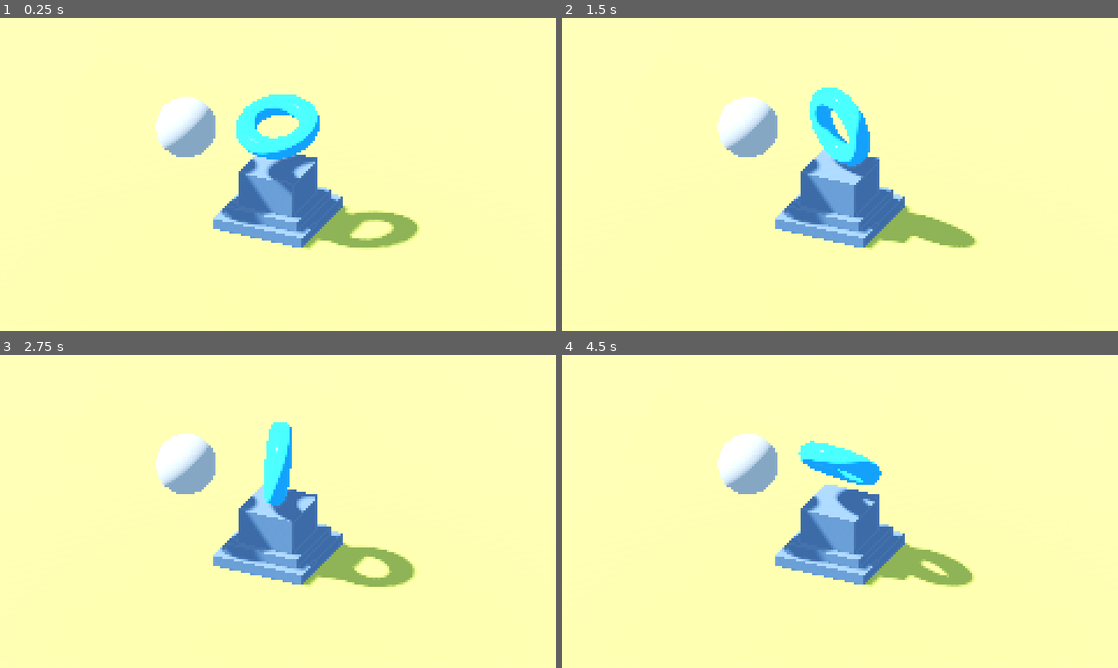
Above: before the commit, frames 1-4 (two rows, left to right).
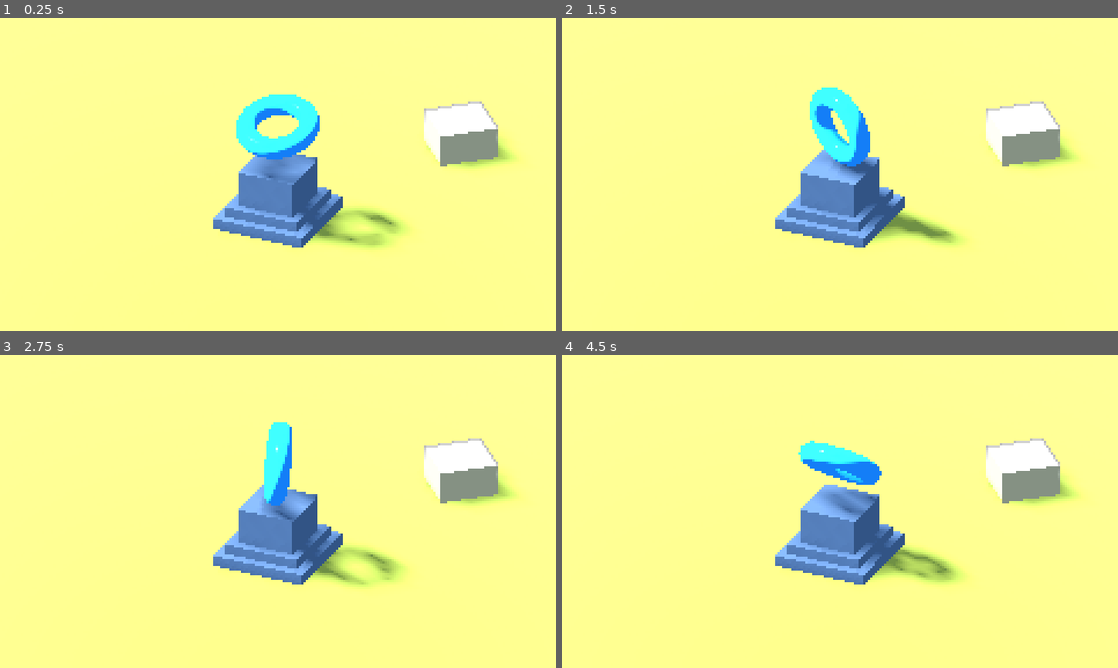
Above: after the commit, the same moments.

Repository: leopeltola/Godot-3d-pixelart-demo
Game: Godot game, scene res://demo.tscn
Same seed, same stepped clock (60 frames per second), same inputs: the game is played once before the commit and once after it.
Inputs:
- Up to frame 1 (0.25 s): no input
- Up to frame 2 (1.5 s): no input
- Up to frame 3 (2.75 s): no input
- Up to frame 4 (4.5 s): no input

The runs differ from the first frame. In frame 1, 97% of the frame differs, in the area x 0-100%, y 0-100%; in frame 2, 98%; in frame 3, 98%; in frame 4, 98%.

Commit message:
Added readme

Diff:
--- a/camera.tscn
+++ b/camera.tscn
@@ -1,13 +1,13 @@
-[gd_scene load_steps=4 format=3 uid="uid://bljy5ug0s2n26"]
+[gd_scene load_steps=4 format=3 uid="uid://cuh1yaoty6gvf"]
 
-[ext_resource type="Shader" path="res://pixelart_outline.gdshader" id="1_k0ihu"]
+[ext_resource type="Shader" path="res://pixelart_stylizer_postprocess.gdshader" id="1_f284h"]
 
 [sub_resource type="PlaneMesh" id="PlaneMesh_57txa"]
 size = Vector2(10, 10)
 
 [sub_resource type="ShaderMaterial" id="ShaderMaterial_hpojt"]
 render_priority = 0
-shader = ExtResource("1_k0ihu")
+shader = ExtResource("1_f284h")
 shader_parameter/outline_color = Color(0, 0, 0, 1)
 shader_parameter/distance_falloff = 1.0
 shader_parameter/smoothing_cutoff = 0.1
@@ -21,5 +21,6 @@
 
 [node name="Postprocess" type="MeshInstance3D" parent="."]
 transform = Transform3D(1, 0, 0, 0, -4.37114e-08, -1, 0, 1, -4.37114e-08, 0, 0, -0.873369)
+visible = false
 mesh = SubResource("PlaneMesh_57txa")
 surface_material_override/0 = SubResource("ShaderMaterial_hpojt")
--- a/demo.tscn
+++ b/demo.tscn
@@ -1,11 +1,26 @@
-[gd_scene load_steps=15 format=3 uid="uid://djc2wirwhg3g"]
-
-[ext_resource type="PackedScene" uid="uid://bljy5ug0s2n26" path="res://camera.tscn" id="1_nnx1f"]
+[gd_scene load_steps=17 format=3 uid="uid://djc2wirwhg3g"]
+
+[ext_resource type="PackedScene" uid="uid://cuh1yaoty6gvf" path="res://camera.tscn" id="1_nnx1f"]
+[ext_resource type="Shader" path="res://pixelart_stylizer.gdshader" id="2_w500p"]
 
 [sub_resource type="BoxMesh" id="BoxMesh_gg7it"]
 
 [sub_resource type="StandardMaterial3D" id="StandardMaterial3D_r0a1b"]
 albedo_color = Color(0.294118, 0.356863, 0.439216, 1)
+
+[sub_resource type="ShaderMaterial" id="ShaderMaterial_trpqm"]
+render_priority = 0
+shader = ExtResource("2_w500p")
+shader_parameter/shadows_enabled = true
+shader_parameter/highlights_enabled = false
+shader_parameter/shadow_strength = 0.4
+shader_parameter/highlight_strength = 0.1
+shader_parameter/depth_smooth_low = 0.26
+shader_parameter/depth_smooth_high = 0.77
+
+[sub_resource type="StandardMaterial3D" id="StandardMaterial3D_l7ldl"]
+next_pass = SubResource("ShaderMaterial_trpqm")
+albedo_color = Color(0.678431, 0.592157, 0.435294, 1)
 
 [sub_resource type="TorusMesh" id="TorusMesh_5f5u1"]
 
@@ -124,8 +139,6 @@
 "loop": SubResource("Animation_b55y7")
 }
 
-[sub_resource type="SphereMesh" id="SphereMesh_7pyys"]
-
 [node name="Demo" type="Node3D"]
 
 [node name="Camera" parent="." instance=ExtResource("1_nnx1f")]
@@ -135,6 +148,11 @@
 transform = Transform3D(0.907066, 0, -0.420988, 0, 1, 0, 0.420988, 0, 0.907066, 0, 0, 0)
 mesh = SubResource("BoxMesh_gg7it")
 surface_material_override/0 = SubResource("StandardMaterial3D_r0a1b")
+
+[node name="ShaderTest" type="MeshInstance3D" parent="."]
+transform = Transform3D(0.953853, 0, 0.300273, 0, 1, 0, -0.300273, 0, 0.953853, 3.02932, -0.433242, -2.41707)
+mesh = SubResource("BoxMesh_gg7it")
+surface_material_override/0 = SubResource("StandardMaterial3D_l7ldl")
 
 [node name="Cube2" type="MeshInstance3D" parent="."]
 transform = Transform3D(1.17919, 0, -0.547284, 0, 0.2, 0, 0.547284, 0, 1.17919, 0, -0.21636, 0)
@@ -155,7 +173,7 @@
 transform = Transform3D(0.687757, -0.308438, -0.657158, 0.482257, -0.482504, 0.731176, -0.542604, -0.81979, -0.183099, 0, 2.58754, 0)
 shadow_enabled = true
 directional_shadow_mode = 1
-directional_shadow_split_1 = 0.002
+directional_shadow_split_1 = 0.032
 directional_shadow_split_3 = 0.54
 
 [node name="SpotLight3D" type="SpotLight3D" parent="."]
@@ -182,7 +200,3 @@
 libraries = {
 "": SubResource("AnimationLibrary_y7lvy")
 }
-
-[node name="MeshInstance3D" type="MeshInstance3D" parent="."]
-transform = Transform3D(1, 0, 0, 0, 1, 0, 0, 0, 1, -1.52178, 1.10212, -0.22715)
-mesh = SubResource("SphereMesh_7pyys")
--- /dev/null
+++ b/pixelart_stylizer.gdshader
@@ -0,0 +1,125 @@
+shader_type spatial;
+render_mode unshaded;
+
+uniform sampler2D DEPTH_TEXTURE: hint_depth_texture, filter_nearest;
+uniform sampler2D SCREEN_TEXTURE: hint_screen_texture, filter_nearest;
+
+uniform bool shadows_enabled = true;
+uniform bool highlights_enabled = true;
+uniform float shadow_strength : hint_range(0.0, 1.0, 0.01) = 0.4;
+uniform float highlight_strength : hint_range(0.0, 1.0, 0.01) = 0.1;
+uniform float depth_smooth_low : hint_range(0.0, 1.0, 0.01) = 0.2;
+uniform float depth_smooth_high : hint_range(0.0, 1.0, 0.01) = 0.7;
+
+varying mat4 model_view_matrix;
+
+float linear_depth(in sampler2D depth_texture, in vec2 screen_uv, in mat4 inv_projection_matrix){
+//	Credit: https://godotshaders.com/shader/depth-modulated-pixel-outline-in-screen-space/
+	float raw_depth = texture(depth_texture, screen_uv)[0];
+	vec3 normalized_device_coordinates = vec3(screen_uv * 2.0 - 1.0, raw_depth);
+    vec4 view_space = inv_projection_matrix * vec4(normalized_device_coordinates, 1.0);
+	view_space.xyz /= view_space.w;
+	return -view_space.z;
+}
+
+float getDepth(vec2 screen_uv, sampler2D depth_texture, mat4 inv_projection_matrix) {
+	float ld = linear_depth(depth_texture, screen_uv, inv_projection_matrix);
+	return ld;
+}
+
+vec3 getPos(float depth, mat4 mvm, mat4 ipm, vec2 suv, mat4 wm, mat4 icm) {
+  vec4 pos = inverse(mvm) * ipm * vec4((suv * 2.0 - 1.0), depth * 2.0 - 1.0, 1.0);
+  pos.xyz /= (pos.w+0.0001*(1.-abs(sign(pos.w))));
+  return (pos*icm).xyz+wm[3].xyz;
+}
+
+vec3 computeNormalImproved( sampler2D depth_tx, mat4 mvm, mat4 ipm, vec2 suv, mat4 wm, mat4 icm, vec2 iResolution) {
+    vec2 e = vec2(1./iResolution);
+//    float c0 = texture(depth_tx,suv).r;
+    float c0 = texture(depth_tx, suv).r;
+    float l2 = texture(depth_tx, suv-vec2(2,0)*e).r;
+    float r1 = texture(depth_tx, suv+vec2(1,0)*e).r;
+    float l1 = texture(depth_tx, suv-vec2(1,0)*e).r;
+    float r2 = texture(depth_tx, suv+vec2(2,0)*e).r;
+    float b2 = texture(depth_tx, suv-vec2(0,2)*e).r;
+    float b1 = texture(depth_tx, suv-vec2(0,1)*e).r;
+    float t1 = texture(depth_tx, suv+vec2(0,1)*e).r;
+    float t2 = texture(depth_tx, suv+vec2(0,2)*e).r;
+
+    float dl = abs(l1*l2/(2.0*l2-l1)-c0);
+    float dr = abs(r1*r2/(2.0*r2-r1)-c0);
+    float db = abs(b1*b2/(2.0*b2-b1)-c0);
+    float dt = abs(t1*t2/(2.0*t2-t1)-c0);
+
+    vec3 ce = getPos(c0, mvm, ipm, suv, wm, icm);
+
+    vec3 dpdx = (dl<dr) ?  ce-getPos(l1, mvm, ipm, suv-vec2(1,0)*e, wm, icm) :
+                          -ce+getPos(r1, mvm, ipm, suv+vec2(1,0)*e, wm, icm) ;
+    vec3 dpdy = (db<dt) ?  ce-getPos(b1, mvm, ipm, suv-vec2(0,1)*e, wm, icm) :
+                          -ce+getPos(t1, mvm, ipm, suv+vec2(0,1)*e, wm, icm) ;
+
+    return normalize(cross(dpdx,dpdy));
+}
+
+float normalIndicator(vec3 normalEdgeBias, vec3 baseNormal, vec3 newNormal, float depthDiff) {
+	float normalDiff = dot(baseNormal - newNormal, normalEdgeBias);
+	float normalIndicator = clamp(smoothstep(-.01, .01, normalDiff), 0.0, 1.0);
+	// only the shallower pixel
+	float depthIndicator = clamp(sign(depthDiff * .25 + .0025), 0.0, 1.0);
+	return (1.0 - dot(baseNormal, newNormal)) * depthIndicator * normalIndicator;
+}
+
+void vertex(){
+    model_view_matrix = VIEW_MATRIX * mat4(INV_VIEW_MATRIX[0], INV_VIEW_MATRIX[1], INV_VIEW_MATRIX[2], MODEL_MATRIX[3]);
+}
+
+void fragment() {
+	vec2 e = vec2(1./VIEWPORT_SIZE.xy);
+	float depth_here = getDepth(SCREEN_UV, DEPTH_TEXTURE, INV_PROJECTION_MATRIX);
+
+	float depth_diff = 0.;
+	float du = getDepth(SCREEN_UV+vec2(0., -1.)*e, DEPTH_TEXTURE, INV_PROJECTION_MATRIX);
+	float dr = getDepth(SCREEN_UV+vec2(1., 0.)*e, DEPTH_TEXTURE, INV_PROJECTION_MATRIX);
+	float dd = getDepth(SCREEN_UV+vec2(0., 1.)*e, DEPTH_TEXTURE, INV_PROJECTION_MATRIX);
+	float dl = getDepth(SCREEN_UV+vec2(-1., 0.)*e, DEPTH_TEXTURE, INV_PROJECTION_MATRIX);
+	depth_diff += clamp(du - depth_here, 0., 1.);
+	depth_diff += clamp(dr - depth_here, 0., 1.);
+	depth_diff += clamp(dd - depth_here, 0., 1.);
+	depth_diff += clamp(dl - depth_here, 0., 1.);
+	depth_diff = smoothstep(depth_smooth_low, depth_smooth_high, depth_diff);
+//	ALBEDO = vec3(depth_diff);
+
+	// Normals
+	vec3 normal = computeNormalImproved(DEPTH_TEXTURE, model_view_matrix, INV_PROJECTION_MATRIX, SCREEN_UV, MODEL_MATRIX, VIEW_MATRIX, VIEWPORT_SIZE.xy);
+	vec3 nu = computeNormalImproved(DEPTH_TEXTURE, model_view_matrix, INV_PROJECTION_MATRIX, SCREEN_UV+vec2(0., -1.)*e, MODEL_MATRIX, VIEW_MATRIX, VIEWPORT_SIZE.xy);
+	vec3 nr = computeNormalImproved(DEPTH_TEXTURE, model_view_matrix, INV_PROJECTION_MATRIX, SCREEN_UV+vec2(1., 0.)*e, MODEL_MATRIX, VIEW_MATRIX, VIEWPORT_SIZE.xy);
+	vec3 nd = computeNormalImproved(DEPTH_TEXTURE, model_view_matrix, INV_PROJECTION_MATRIX, SCREEN_UV+vec2(0., 1.)*e, MODEL_MATRIX, VIEW_MATRIX, VIEWPORT_SIZE.xy);
+	vec3 nl = computeNormalImproved(DEPTH_TEXTURE, model_view_matrix, INV_PROJECTION_MATRIX, SCREEN_UV+vec2(-1., -1.)*e, MODEL_MATRIX, VIEW_MATRIX, VIEWPORT_SIZE.xy);
+	vec3 normalEdgeBias = vec3(1., 1., 1.);
+	float normal_diff = 0.;
+	normal_diff += normalIndicator(normalEdgeBias, normal, nu, depth_diff);
+	normal_diff += normalIndicator(normalEdgeBias, normal, nr, depth_diff);
+	normal_diff += normalIndicator(normalEdgeBias, normal, nd, depth_diff);
+	normal_diff += normalIndicator(normalEdgeBias, normal, nl, depth_diff);
+	normal_diff /= 4.;
+	normal_diff = smoothstep(0.1, 0.3, normal_diff);
+
+//	ALBEDO = vec3(normal_diff);
+
+	vec3 original_color = texture(SCREEN_TEXTURE, SCREEN_UV).rgb;
+	vec3 highlight_color = mix(original_color, vec3(1.), highlight_strength);
+	vec3 shadow_color = mix(original_color, vec3(0.), shadow_strength);
+
+	vec3 final = original_color;
+	if (highlights_enabled) {
+		final = mix(final, highlight_color, normal_diff);
+	}
+	if (shadows_enabled) {
+		final = mix(final, shadow_color, depth_diff);
+	}
+	ALBEDO = final;
+
+	float alpha_mask = depth_diff * float(shadows_enabled) + normal_diff * float(highlights_enabled);
+	ALPHA = clamp((alpha_mask) * 5., 0., 1.);
+
+}
--- a/pixelart_outline.gdshader
+++ b/pixelart_stylizer_postprocess.gdshader
@@ -13,12 +13,7 @@
 varying flat mat4 model_view_matrix;
 
 void vertex(){
-    // plane face camera (comment it, to use below)
     model_view_matrix = VIEW_MATRIX * mat4(INV_VIEW_MATRIX[0], INV_VIEW_MATRIX[1], INV_VIEW_MATRIX[2], MODEL_MATRIX[3]);
-
-    // plane stay on place (uncommend only one of it (top^ or bottom this)
-    //model_view_matrix = CAMERA_MATRIX*MODELVIEW_MATRIX;
-
 }
 
 float linear_depth(in sampler2D depth_texture, in vec2 screen_uv, in mat4 inv_projection_matrix){
@@ -160,5 +155,4 @@
 	final = mix(final, highlightColor, normalOutline);
 	final = mix(final, shadowColor, depthOutline);
 	ALBEDO = final;
-
 }
--- a/project.godot
+++ b/project.godot
@@ -27,6 +27,6 @@
 
 [rendering]
 
-lights_and_shadows/directional_shadow/soft_shadow_filter_quality=4
+lights_and_shadows/directional_shadow/soft_shadow_filter_quality=3
 lights_and_shadows/directional_shadow/16_bits=false
 lights_and_shadows/positional_shadow/soft_shadow_filter_quality=0
Not shown, added: README.md
